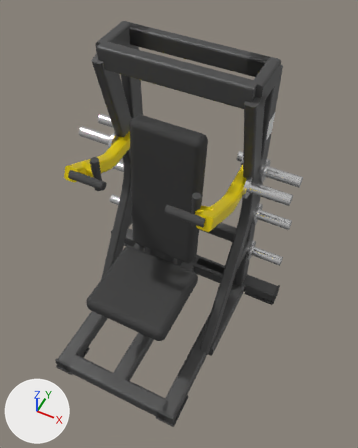
What one commit did to the glTF model catalogs/ludus-core/models/LD-WH028/model.glb.
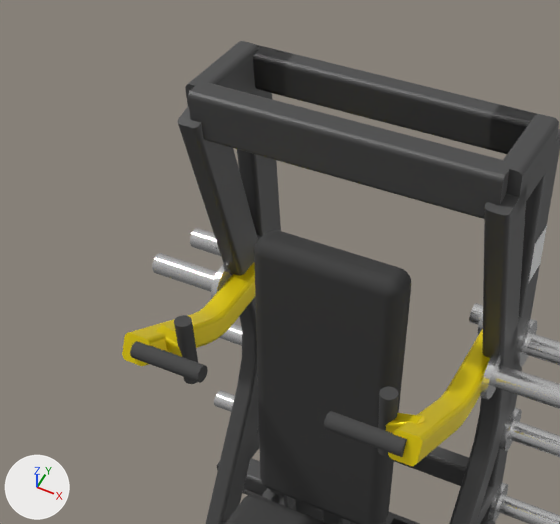
Each version appears first whole from a 50 mm camera at (0.767, -1.276, 2.479) aimed at (0.088, 0.082, 0.781), and next in a close-up on the part from 1% to 79% of the width and 0% to 58% of the height. Every picture has the same lights, and +X, +Y and +Z are marked at lower left. The first two pictures are the older version. Where no turn or scale is listed for an object, it has been applied to the vertices.

Objects in the first close-up: 'Mesh_10', 'Mesh_10.001', 'Mesh_15.002', 'arm_left_bar_tube', 'arm_right_bar_tube', 'arm_right_grip', 'backrest_pad', 'cage_leg_tube', 'cage_leg_tube.001', 'cage_post', 'cage_post.001', 'cage_top', 'cage_top.001', 'top_crossbar' and 33 more.
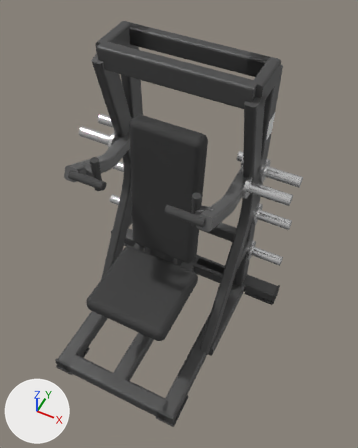
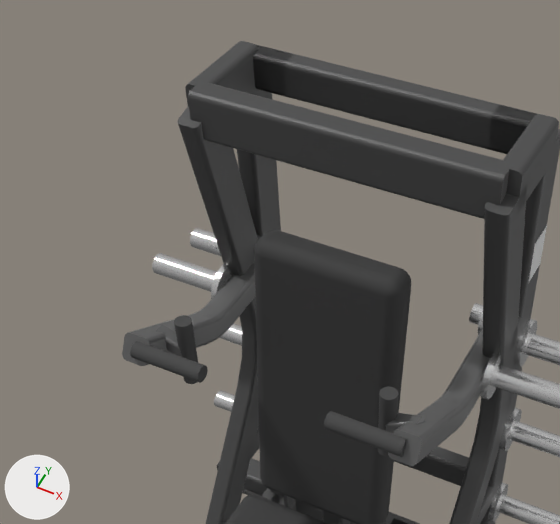
What differs and where, as boxes (x1, y1, x2, y2) in the close-ups (560 x 524 px):
'arm_right_bar_tube', recoloured (yellow to grey)
    both: (388, 329, 490, 466)
'arm_left_bar_tube', recoloured (yellow to grey)
    both: (122, 262, 255, 366)
'Mesh_10', recoloured (yellow to grey)
    both: (386, 413, 425, 433)
'Mesh_10.001', recoloured (yellow to grey)
    both: (156, 324, 182, 357)

What changed in the scene script:
```text
Change mat_accent:
    mat_accent.base_color: (0.949, 0.741, 0.0) -> (0.165, 0.165, 0.165)  # yellow #f9df00 -> grey #717171
```
